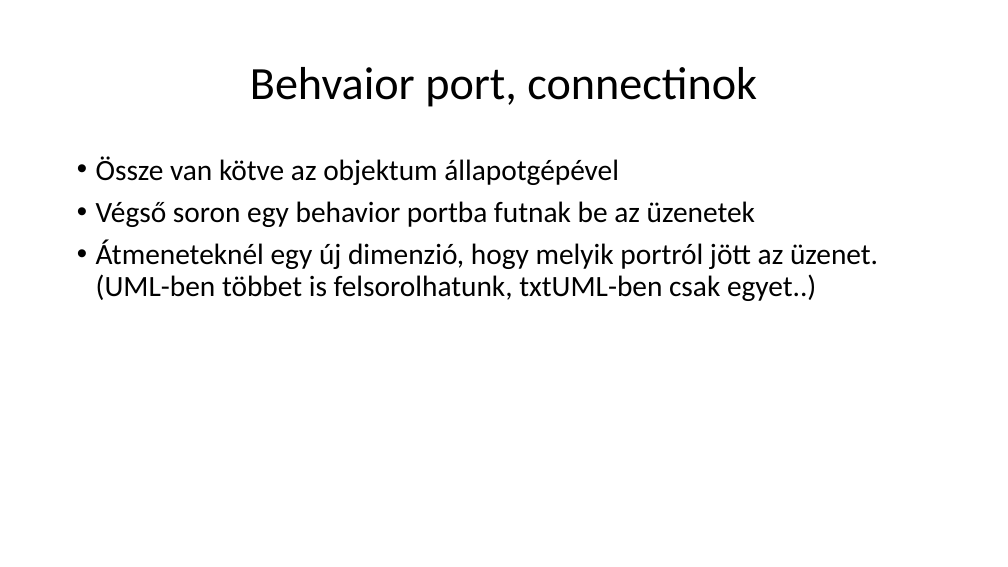
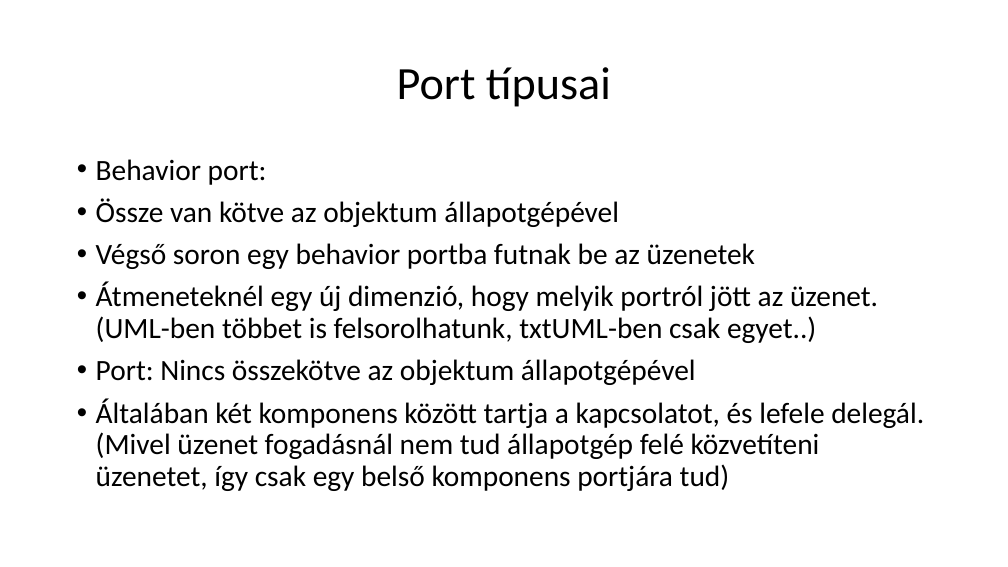
Before and after one commit to nagyandras95/Egyetem, a slide deck: slide 3 of port_versions/Komponensek.pptx. Drawn at 1008x567 pixels with LibreOffice and Linux fonts; fonts in the diff are those of the drawing. Boxes give left, top, right and bottom in pixels: in the first picture for what was removed or moved away, otherwise in the second. Text is boxed around its words. In the diff, an @@ line names an element or a change of style, - is before the commit and + after.

Commit message:
Improve komponensek ppt

```diff
--- a/port_versions/Komponensek.pptx
+++ b/port_versions/Komponensek.pptx
@@ title at [397, 67, 611, 107]: text changed @@
-Behvaior port, connectinok
+Port típusai
@@ text at [96, 159, 267, 185]: paragraph added @@
+• Behavior port:
@@ text at [96, 359, 924, 491]: paragraphs added @@
+• Port: Nincs összekötve az objektum állapotgépével
+• Általában két komponens között tartja a kapcsolatot, és lefele delegál. (Mivel üzenet fogadásnál nem tud állapotgép felé közvetíteni üzenetet, így csak egy belső komponens portjára tud)
```
Also in this commit, not shown: 3 other slides changed, 1 slide added.
